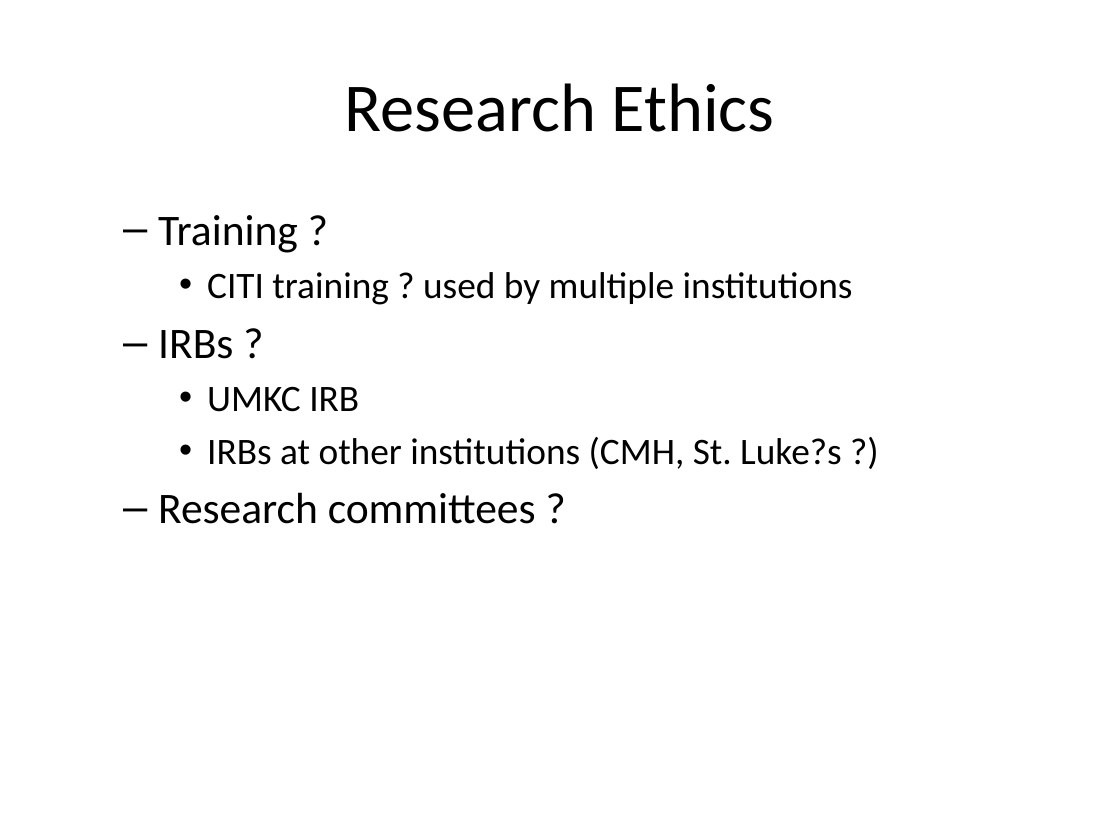
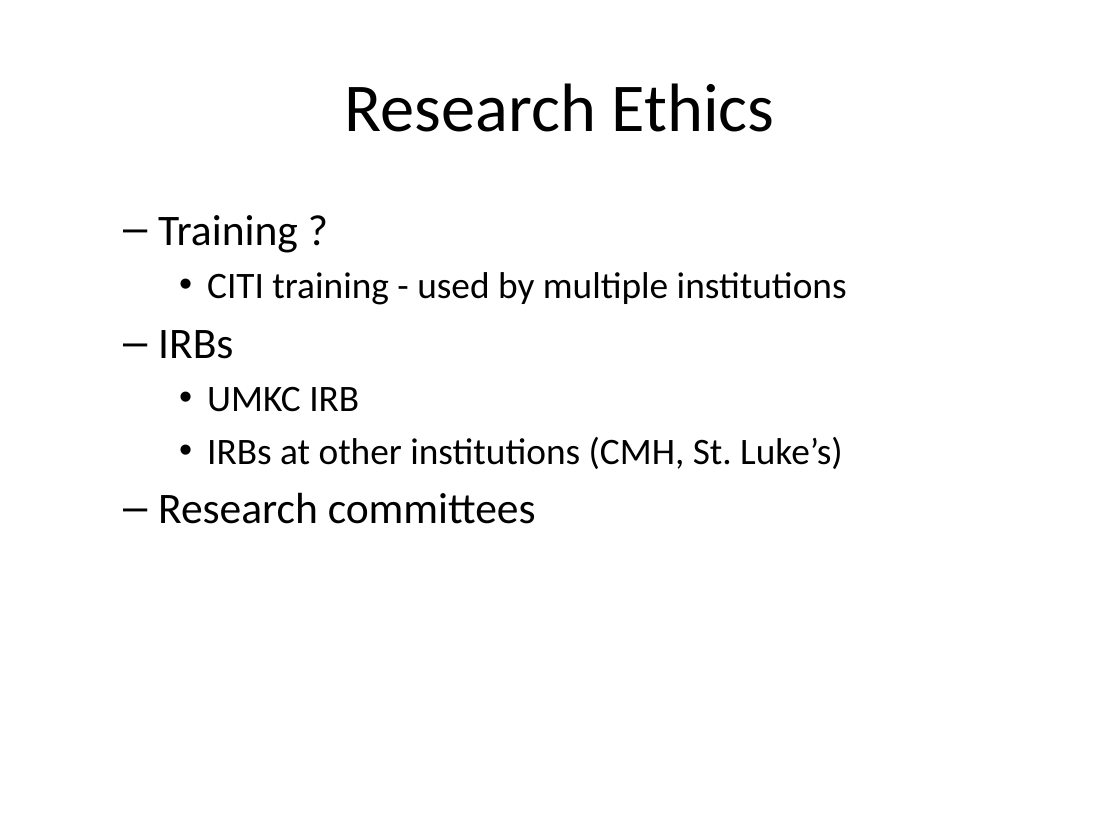
Before and after one commit to classes-medb/5510, a slide deck: slide 26 of doc/video-02-planning.pptx. Drawn at 1120x840 pixels with LibreOffice and Linux fonts; fonts in the diff are those of the drawing. Boxes give left, top, right and bottom in pixels: in the first picture for what was removed or moved away, otherwise in the second. Text is boxed around its words. In the diff, an @@ line names an element or a change of style, - is before the commit and + after.

```diff
--- a/doc/video-02-planning.pptx
+++ b/doc/video-02-planning.pptx
@@ text at [158,272,847,359]: text changed @@
-    • CITI training ? used by multiple institutions
-  – IRBs ?
+    • CITI training - used by multiple institutions
+  – IRBs
@@ text at [158,437,843,524]: text changed @@
-    • IRBs at other institutions (CMH, St. Luke?s ?)
-  – Research committees ?
+    • IRBs at other institutions (CMH, St. Luke’s)
+  – Research committees
```
Also in this commit, not shown: 2 other slides changed, 4 other files.
